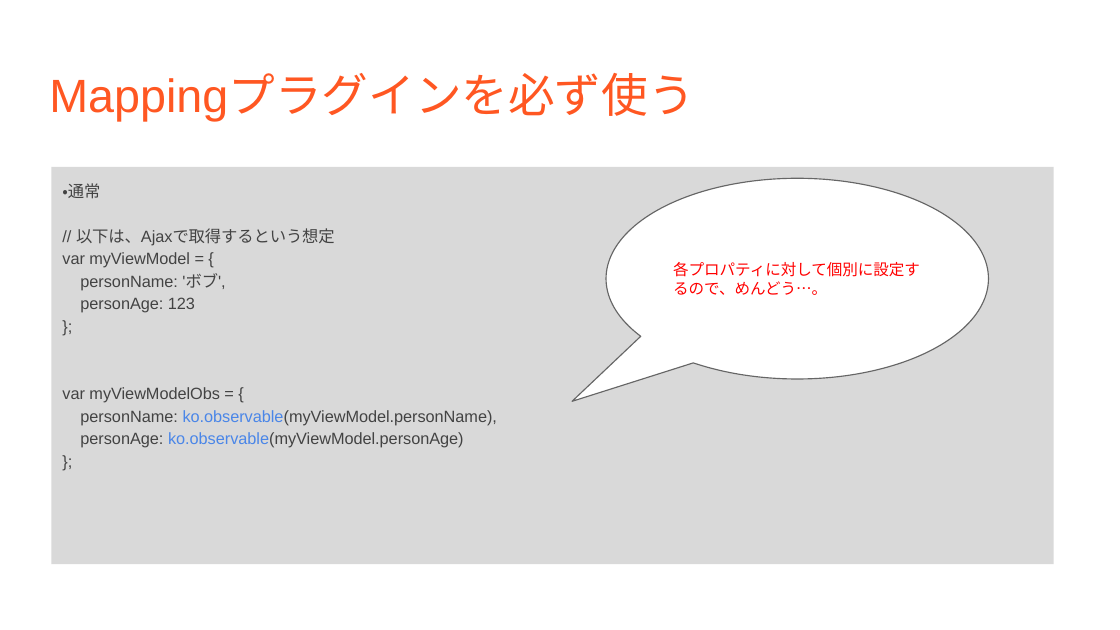
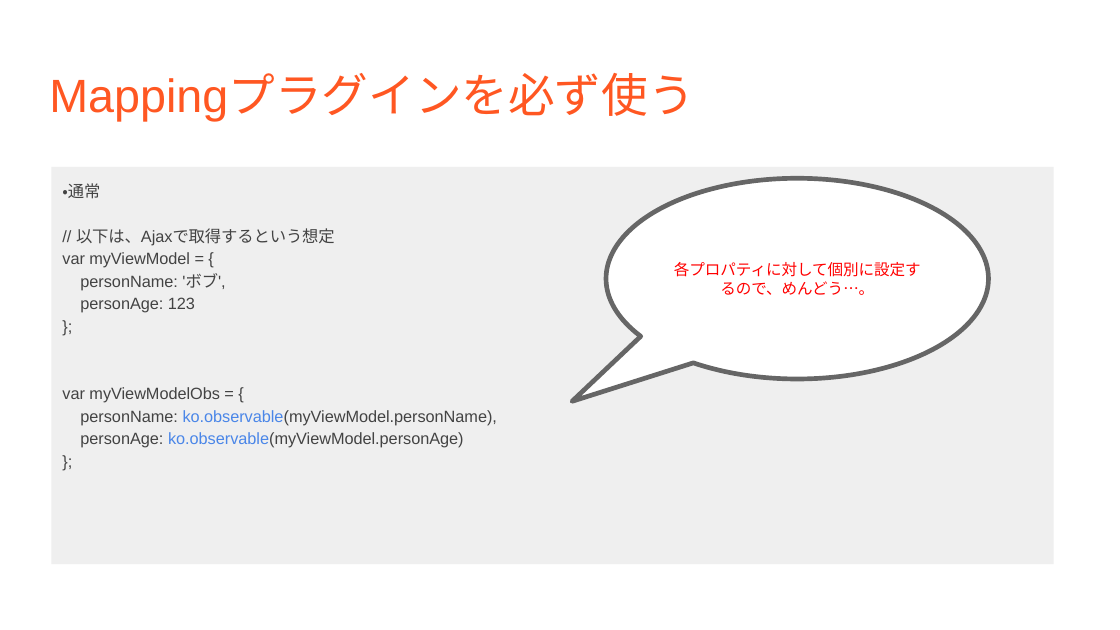
Before and after one commit to ezison/knockout, a slide deck: slide 6 of Knockout.jsのマイ運用方針.pptx. Drawn at 1120x630 pixels with LibreOffice and Linux fonts; fonts in the diff are those of the drawing. Boxes give left, top, right and bottom in pixels: in the first picture for what was removed or moved away, otherwise in the second. Text is boxed around its words. In the diff, an @@ line names an element or a change of style, - is before the commit and + after.

```diff
--- a/Knockout.jsのマイ運用方針.pptx
+++ b/Knockout.jsのマイ運用方針.pptx
@@ rectangle "・通常" at (52,167,1054,564): fill #D9D9D9 to #EFEFEF @@
@@ speech bubble "各プロパティに対して個別に設定するので、めんどう…。" at (606,178,988,379): alignment left to centre; outline #666666 0.75 pt to #666666 3 pt @@
```
Also in this commit, not shown: 8 other slides changed, 1 other file.
